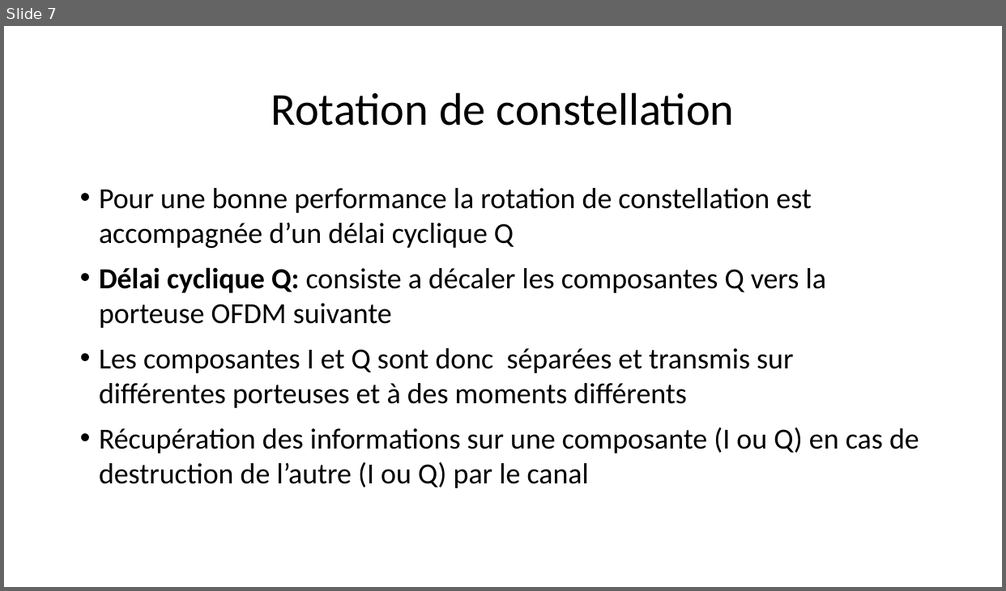
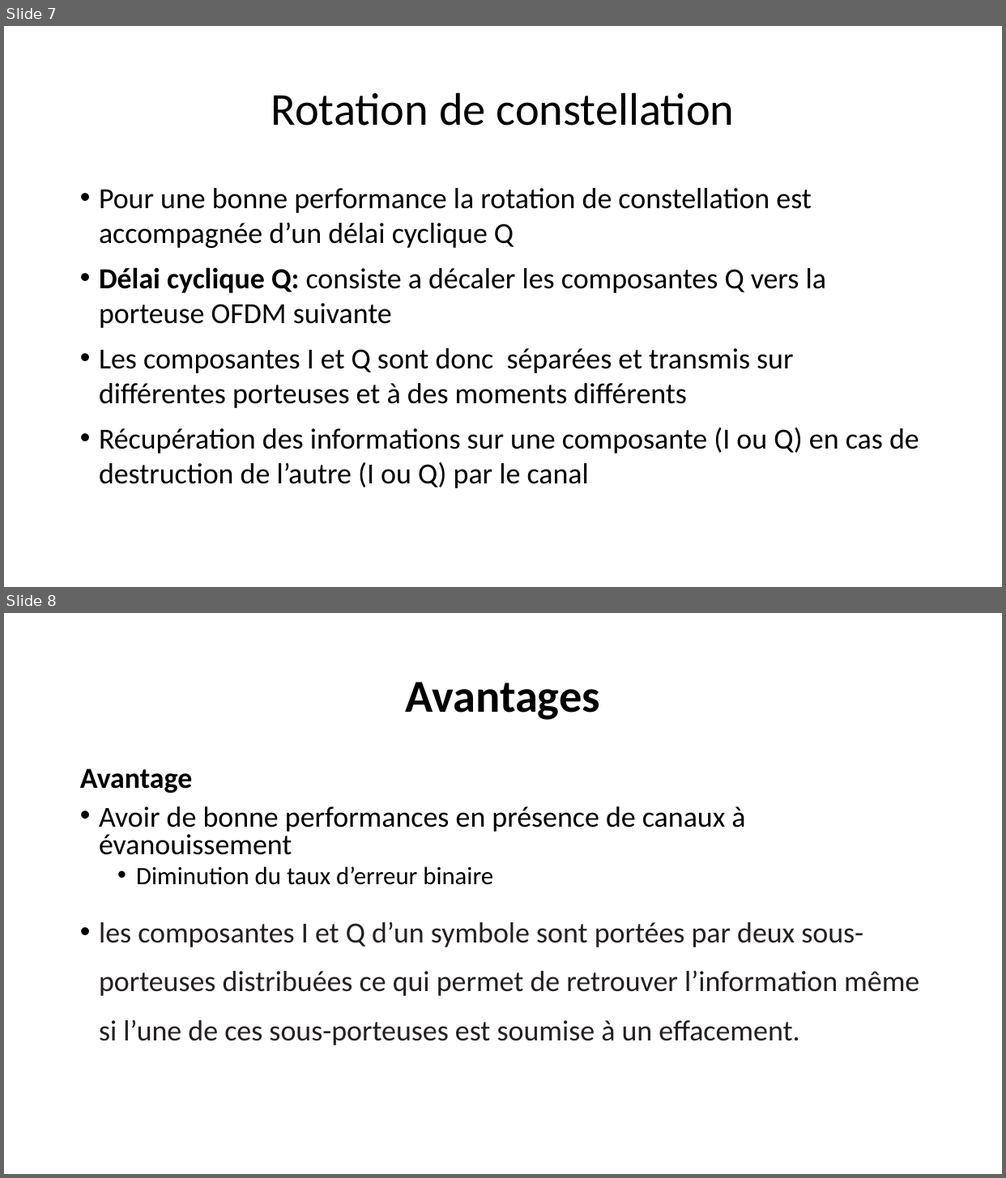
Before and after one commit to AKAKPO-Aschareel/MonMemoire, a slide deck: rotation_constellation.odp. Shown one above the other, each under a label of ours: slide 7 before the commit, slides 7 and 8 after it. The pictures are 1006x591 and 1006x1178 pixels, drawn with LibreOffice and Linux fonts; fonts in the diff are those of the drawing. Boxes give left, top, right and bottom in pixels: in the first picture for what was removed or moved away, otherwise in the second. Text is boxed around its words. In the diff, an @@ line names an element or a change of style, - is before the commit and + after.

```diff
--- a/rotation_constellation.odp
+++ b/rotation_constellation.odp
@@ slide 8 added at box(4, 613, 1002, 1174), background #FFFFFF @@
@@ title added at box(406, 682, 600, 720), 44 pt, text #000000, bold @@
+Avantages
@@ text added at box(80, 769, 919, 1046), 28 pt, text #231F20 @@
+Avantage
+• Avoir de bonne performances en présence de canaux à évanouissement
+  • Diminution du taux d’erreur binaire
+• les composantes I et Q d’un symbole sont portées par deux sous-porteuses distribuées ce qui permet de retrouver l’information même si l’une de ces sous-porteuses est soumise à un effacement.
```
Also in this commit, not shown: 2 slides changed, 16 other files.
